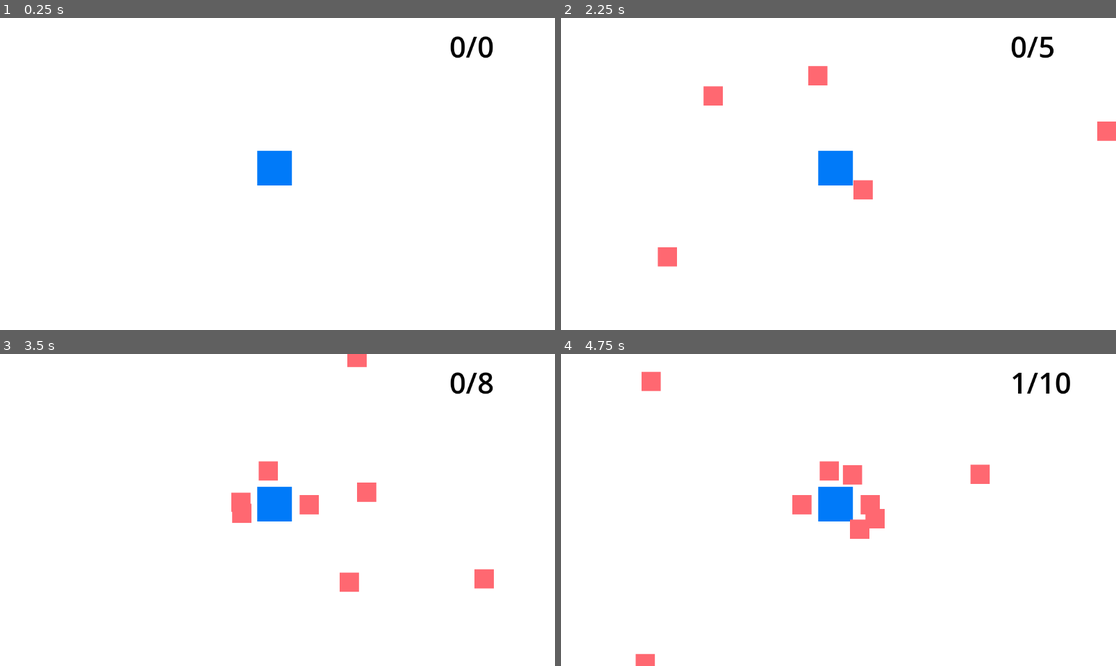
Above: before the commit, frames 1-4 (two rows, left to right).
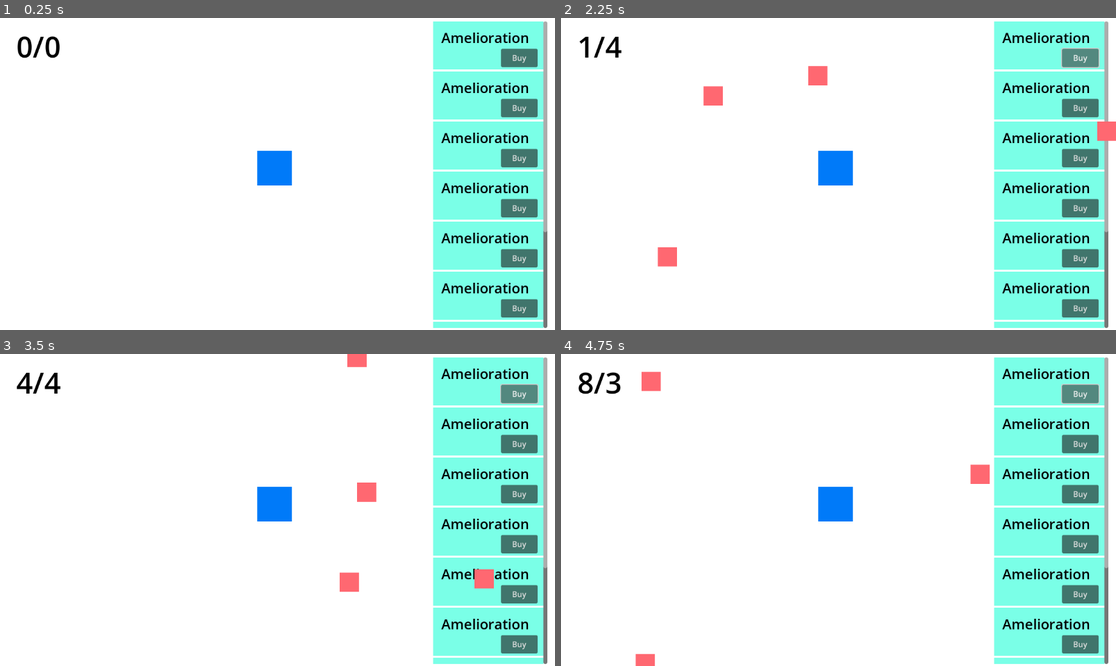
Above: after the commit, the same moments.

Repository: fabiovandewaeter/auto-tower-defense
Game: Godot game, scene res://jeu.tscn
The game is run twice, just before and just after one commit, with the same random seed, the same clock (stepped at 60 frames per second) and the same inputs.
Inputs (mouse positions are in pixels of both pictures, inside the frame that each line leads up to):
- Up to frame 1 (0.25 s): no input
- Up to frame 2 (2.25 s): click (1082, 58) at 0.5 s, where only the run after the commit has a clickable "Buy"; click (1082, 58) at 1.25 s, where only the run after the commit has a clickable "Buy"; click (1082, 58) at 2 s, where only the run after the commit has a clickable "Buy"
- Up to frame 3 (3.5 s): no input
- Up to frame 4 (4.75 s): no input

The runs differ from the first frame. In frame 1, 20% of the frame differs, in the area x 3-99%, y 1-100%; in frame 2, 20%; in frame 3, 20%; in frame 4, 21%.

Commit message:
ajout UI menu améliorations

Diff:
--- /dev/null
+++ b/ameliorations/amelioration.gd
@@ -0,0 +1,14 @@
+extends Resource
+class_name Amelioration
+
+@export var id: String
+@export var nom: String
+@export var cout_de_base: int
+@export var multiplicateur_cout: float
+@export var bonus_de_base: float
+
+func cout_pour_lvl(lvl: int) -> float:
+	return cout_de_base * pow(multiplicateur_cout, float(lvl))
+
+func bonus_pour_lvl(lvl: int) -> float:
+	return bonus_de_base * float(lvl)
--- /dev/null
+++ b/ameliorations/degats_cac.tres
@@ -0,0 +1,12 @@
+[gd_resource type="Resource" script_class="Amelioration" load_steps=2 format=3 uid="uid://gbbqxrl6rdnc"]
+
+[ext_resource type="Script" uid="uid://jqyvdc7pi65r" path="res://ameliorations/amelioration.gd" id="1_dl0rf"]
+
+[resource]
+script = ExtResource("1_dl0rf")
+id = "degats_cac"
+nom = "Degats CaC"
+cout_de_base = 10
+multiplicateur_cout = 10.0
+bonus_de_base = 5.0
+metadata/_custom_type_script = "uid://jqyvdc7pi65r"
--- /dev/null
+++ b/ameliorations/gestion_economie.gd
@@ -0,0 +1 @@
+extends Node
--- /dev/null
+++ b/donnes_jeu.gd
@@ -0,0 +1,9 @@
+extends Node
+
+signal points_updated(nouveau)
+signal stats_updated(nouveau)
+
+var nombre_mobs: int = 0
+var points: int = 0
+
+var degats_cac: float = 10.0
--- a/jeu.gd
+++ b/jeu.gd
@@ -1,9 +1,6 @@
 extends Node2D
 
 const LIMITE_NOMBRE_MOBS = 10000
-
-var nombre_mobs = 0
-var score = 0
 
 func spawn_mob():
 	const MOB = preload("res://mob.tscn")
@@ -15,17 +12,18 @@
 	new_mob.died.connect(_on_mob_died)
 	add_child(new_mob)
 
-	nombre_mobs += 1
+	DonnesJeu.nombre_mobs += 1
 	update_score()
 
 func _on_spawn_mob_timeout() -> void:
-	if nombre_mobs < LIMITE_NOMBRE_MOBS:
+	if DonnesJeu.nombre_mobs < LIMITE_NOMBRE_MOBS:
 		spawn_mob()
 
-func _on_mob_died():
-	nombre_mobs -= 1
-	score += 1
+func _on_mob_died(mob):
+	DonnesJeu.nombre_mobs -= 1
+	var points = mob.points_recompense()
+	DonnesJeu.points += points
 	update_score()
 
 func update_score():
-	%Score.text = str(score)+"/"+str(nombre_mobs)
+	%Score.text = str(DonnesJeu.points)+"/"+str(DonnesJeu.nombre_mobs)
--- a/jeu.tscn
+++ b/jeu.tscn
@@ -1,7 +1,9 @@
-[gd_scene load_steps=4 format=3 uid="uid://c4dqvi6lmta1x"]
+[gd_scene load_steps=5 format=3 uid="uid://c4dqvi6lmta1x"]
 
 [ext_resource type="PackedScene" uid="uid://brhm0vmeu7scu" path="res://joueur.tscn" id="1_bc8hh"]
 [ext_resource type="Script" uid="uid://dnr37c5qyrbub" path="res://jeu.gd" id="1_r6dh1"]
+
+[sub_resource type="Theme" id="Theme_r6dh1"]
 
 [sub_resource type="Curve2D" id="Curve2D_r6dh1"]
 _data = {
@@ -12,17 +14,272 @@
 [node name="Jeu" type="Node2D"]
 script = ExtResource("1_r6dh1")
 
-[node name="Score" type="Label" parent="."]
+[node name="UI" type="Control" parent="."]
+layout_mode = 3
+anchors_preset = 0
+offset_right = 40.0
+offset_bottom = 40.0
+
+[node name="Score" type="Label" parent="UI"]
 unique_name_in_owner = true
 top_level = true
-offset_left = 933.0
+layout_mode = 0
+offset_left = 34.0
 offset_top = 17.0
-offset_right = 1064.0
+offset_right = 165.0
 offset_bottom = 100.0
 size_flags_horizontal = 0
 theme_override_colors/font_color = Color(0, 0, 0, 1)
 theme_override_font_sizes/font_size = 60
 text = "0/0"
+
+[node name="ColorRect2" type="ColorRect" parent="UI"]
+visible = false
+layout_mode = 0
+offset_left = 881.0
+offset_top = 3.0
+offset_right = 1152.0
+offset_bottom = 648.0
+size_flags_vertical = 3
+color = Color(1, 0, 0.028496742, 1)
+
+[node name="ScrollAmeliorations" type="ScrollContainer" parent="UI"]
+layout_mode = 0
+offset_left = 899.0
+offset_top = 7.0
+offset_right = 1136.0
+offset_bottom = 644.0
+theme = SubResource("Theme_r6dh1")
+
+[node name="VBoxContainer" type="VBoxContainer" parent="UI/ScrollAmeliorations"]
+layout_mode = 2
+size_flags_horizontal = 3
+size_flags_vertical = 3
+
+[node name="ColorRect" type="ColorRect" parent="UI/ScrollAmeliorations/VBoxContainer"]
+custom_minimum_size = Vector2(100, 100)
+layout_mode = 2
+color = Color(0.47904623, 1, 0.90619016, 1)
+
+[node name="Label" type="Label" parent="UI/ScrollAmeliorations/VBoxContainer/ColorRect"]
+layout_mode = 0
+offset_left = 17.0
+offset_top = 14.0
+offset_right = 199.0
+offset_bottom = 75.0
+theme_override_colors/font_color = Color(0, 0, 0, 1)
+theme_override_font_sizes/font_size = 29
+text = "Amelioration"
+
+[node name="Button" type="Button" parent="UI/ScrollAmeliorations/VBoxContainer/ColorRect"]
+layout_mode = 0
+offset_left = 141.0
+offset_top = 57.0
+offset_right = 217.0
+offset_bottom = 95.0
+mouse_filter = 1
+text = "Buy
+"
+
+[node name="ColorRect2" type="ColorRect" parent="UI/ScrollAmeliorations/VBoxContainer"]
+custom_minimum_size = Vector2(100, 100)
+layout_mode = 2
+color = Color(0.47904623, 1, 0.90619016, 1)
+
+[node name="Label" type="Label" parent="UI/ScrollAmeliorations/VBoxContainer/ColorRect2"]
+layout_mode = 0
+offset_left = 17.0
+offset_top = 14.0
+offset_right = 199.0
+offset_bottom = 75.0
+theme_override_colors/font_color = Color(0, 0, 0, 1)
+theme_override_font_sizes/font_size = 29
+text = "Amelioration"
+
+[node name="Button" type="Button" parent="UI/ScrollAmeliorations/VBoxContainer/ColorRect2"]
+layout_mode = 0
+offset_left = 141.0
+offset_top = 57.0
+offset_right = 217.0
+offset_bottom = 95.0
+mouse_filter = 1
+text = "Buy
+"
+
+[node name="ColorRect3" type="ColorRect" parent="UI/ScrollAmeliorations/VBoxContainer"]
+custom_minimum_size = Vector2(100, 100)
+layout_mode = 2
+color = Color(0.47904623, 1, 0.90619016, 1)
+
+[node name="Label" type="Label" parent="UI/ScrollAmeliorations/VBoxContainer/ColorRect3"]
+layout_mode = 0
+offset_left = 17.0
+offset_top = 14.0
+offset_right = 199.0
+offset_bottom = 75.0
+theme_override_colors/font_color = Color(0, 0, 0, 1)
+theme_override_font_sizes/font_size = 29
+text = "Amelioration"
+
+[node name="Button" type="Button" parent="UI/ScrollAmeliorations/VBoxContainer/ColorRect3"]
+layout_mode = 0
+offset_left = 141.0
+offset_top = 57.0
+offset_right = 217.0
+offset_bottom = 95.0
+mouse_filter = 1
+text = "Buy
+"
+
+[node name="ColorRect4" type="ColorRect" parent="UI/ScrollAmeliorations/VBoxContainer"]
+custom_minimum_size = Vector2(100, 100)
+layout_mode = 2
+color = Color(0.47904623, 1, 0.90619016, 1)
+
+[node name="Label" type="Label" parent="UI/ScrollAmeliorations/VBoxContainer/ColorRect4"]
+layout_mode = 0
+offset_left = 17.0
+offset_top = 14.0
+offset_right = 199.0
+offset_bottom = 75.0
+theme_override_colors/font_color = Color(0, 0, 0, 1)
+theme_override_font_sizes/font_size = 29
+text = "Amelioration"
+
+[node name="Button" type="Button" parent="UI/ScrollAmeliorations/VBoxContainer/ColorRect4"]
+layout_mode = 0
+offset_left = 141.0
+offset_top = 57.0
+offset_right = 217.0
+offset_bottom = 95.0
+mouse_filter = 1
+text = "Buy
+"
+
+[node name="ColorRect5" type="ColorRect" parent="UI/ScrollAmeliorations/VBoxContainer"]
+custom_minimum_size = Vector2(100, 100)
+layout_mode = 2
+color = Color(0.47904623, 1, 0.90619016, 1)
+
+[node name="Label" type="Label" parent="UI/ScrollAmeliorations/VBoxContainer/ColorRect5"]
+layout_mode = 0
+offset_left = 17.0
+offset_top = 14.0
+offset_right = 199.0
+offset_bottom = 75.0
+theme_override_colors/font_color = Color(0, 0, 0, 1)
+theme_override_font_sizes/font_size = 29
+text = "Amelioration"
+
+[node name="Button" type="Button" parent="UI/ScrollAmeliorations/VBoxContainer/ColorRect5"]
+layout_mode = 0
+offset_left = 141.0
+offset_top = 57.0
+offset_right = 217.0
+offset_bottom = 95.0
+mouse_filter = 1
+text = "Buy
+"
+
+[node name="ColorRect6" type="ColorRect" parent="UI/ScrollAmeliorations/VBoxContainer"]
+custom_minimum_size = Vector2(100, 100)
+layout_mode = 2
+color = Color(0.47904623, 1, 0.90619016, 1)
+
+[node name="Label" type="Label" parent="UI/ScrollAmeliorations/VBoxContainer/ColorRect6"]
+layout_mode = 0
+offset_left = 17.0
+offset_top = 14.0
+offset_right = 199.0
+offset_bottom = 75.0
+theme_override_colors/font_color = Color(0, 0, 0, 1)
+theme_override_font_sizes/font_size = 29
+text = "Amelioration"
+
+[node name="Button" type="Button" parent="UI/ScrollAmeliorations/VBoxContainer/ColorRect6"]
+layout_mode = 0
+offset_left = 141.0
+offset_top = 57.0
+offset_right = 217.0
+offset_bottom = 95.0
+mouse_filter = 1
+text = "Buy
+"
+
+[node name="ColorRect7" type="ColorRect" parent="UI/ScrollAmeliorations/VBoxContainer"]
+custom_minimum_size = Vector2(100, 100)
+layout_mode = 2
+color = Color(0.47904623, 1, 0.90619016, 1)
+
+[node name="Label" type="Label" parent="UI/ScrollAmeliorations/VBoxContainer/ColorRect7"]
+layout_mode = 0
+offset_left = 17.0
+offset_top = 14.0
+offset_right = 199.0
+offset_bottom = 75.0
+theme_override_colors/font_color = Color(0, 0, 0, 1)
+theme_override_font_sizes/font_size = 29
+text = "Amelioration"
+
+[node name="Button" type="Button" parent="UI/ScrollAmeliorations/VBoxContainer/ColorRect7"]
+layout_mode = 0
+offset_left = 141.0
+offset_top = 57.0
+offset_right = 217.0
+offset_bottom = 95.0
+mouse_filter = 1
+text = "Buy
+"
+
+[node name="ColorRect8" type="ColorRect" parent="UI/ScrollAmeliorations/VBoxContainer"]
+custom_minimum_size = Vector2(100, 100)
+layout_mode = 2
+color = Color(0.47904623, 1, 0.90619016, 1)
+
+[node name="Label" type="Label" parent="UI/ScrollAmeliorations/VBoxContainer/ColorRect8"]
+layout_mode = 0
+offset_left = 17.0
+offset_top = 14.0
+offset_right = 199.0
+offset_bottom = 75.0
+theme_override_colors/font_color = Color(0, 0, 0, 1)
+theme_override_font_sizes/font_size = 29
+text = "Amelioration"
+
+[node name="Button" type="Button" parent="UI/ScrollAmeliorations/VBoxContainer/ColorRect8"]
+layout_mode = 0
+offset_left = 141.0
+offset_top = 57.0
+offset_right = 217.0
+offset_bottom = 95.0
+mouse_filter = 1
+text = "Buy
+"
+
+[node name="ColorRect9" type="ColorRect" parent="UI/ScrollAmeliorations/VBoxContainer"]
+custom_minimum_size = Vector2(100, 100)
+layout_mode = 2
+color = Color(0.47904623, 1, 0.90619016, 1)
+
+[node name="Label" type="Label" parent="UI/ScrollAmeliorations/VBoxContainer/ColorRect9"]
+layout_mode = 0
+offset_left = 17.0
+offset_top = 14.0
+offset_right = 199.0
+offset_bottom = 75.0
+theme_override_colors/font_color = Color(0, 0, 0, 1)
+theme_override_font_sizes/font_size = 29
+text = "Amelioration"
+
+[node name="Button" type="Button" parent="UI/ScrollAmeliorations/VBoxContainer/ColorRect9"]
+layout_mode = 0
+offset_left = 141.0
+offset_top = 57.0
+offset_right = 217.0
+offset_bottom = 95.0
+mouse_filter = 1
+text = "Buy
+"
 
 [node name="CanvasLayer" type="CanvasLayer" parent="."]
 layer = -30
--- a/joueur.tscn
+++ b/joueur.tscn
@@ -6,7 +6,7 @@
 radius = 46.043457
 
 [sub_resource type="CircleShape2D" id="CircleShape2D_2d0qe"]
-radius = 183.04372
+radius = 156.0
 
 [node name="Joueur" type="StaticBody2D"]
 script = ExtResource("1_2d0qe")
--- a/mob.gd
+++ b/mob.gd
@@ -1,12 +1,12 @@
 extends CharacterBody2D
 
-signal died
+signal died()
 
 # façon hardcodée : faut faire ça car ça attend que le chargement soit fait
 #@onready var player = $"/root/Jeu/Joueur"
 @export var cible: Node2D
 
-var pv = 100
+var pv = 10.0
 
 func _ready() -> void:
 	#%Slime.play_walk()
@@ -28,5 +28,10 @@
 		die()
 
 func die():
-	died.emit()
+	died.emit(self)
 	queue_free()
+
+func points_recompense():
+	const POINTS_RECOMPENSE = 1
+
+	return POINTS_RECOMPENSE
--- a/project.godot
+++ b/project.godot
@@ -15,6 +15,10 @@
 config/features=PackedStringArray("4.5", "GL Compatibility")
 config/icon="res://icon.svg"
 
+[autoload]
+
+DonnesJeu="*res://donnes_jeu.gd"
+
 [debug]
 
 settings/stdout/print_fps=true
@@ -23,6 +27,10 @@
 
 mobs=""
 
+[input_devices]
+
+pointing/emulate_touch_from_mouse=true
+
 [rendering]
 
 renderer/rendering_method="gl_compatibility"
Not shown, added: ameliorations/amelioration.gd.uid
Not shown, added: ameliorations/gestion_economie.gd.uid
Not shown, added: donnes_jeu.gd.uid
